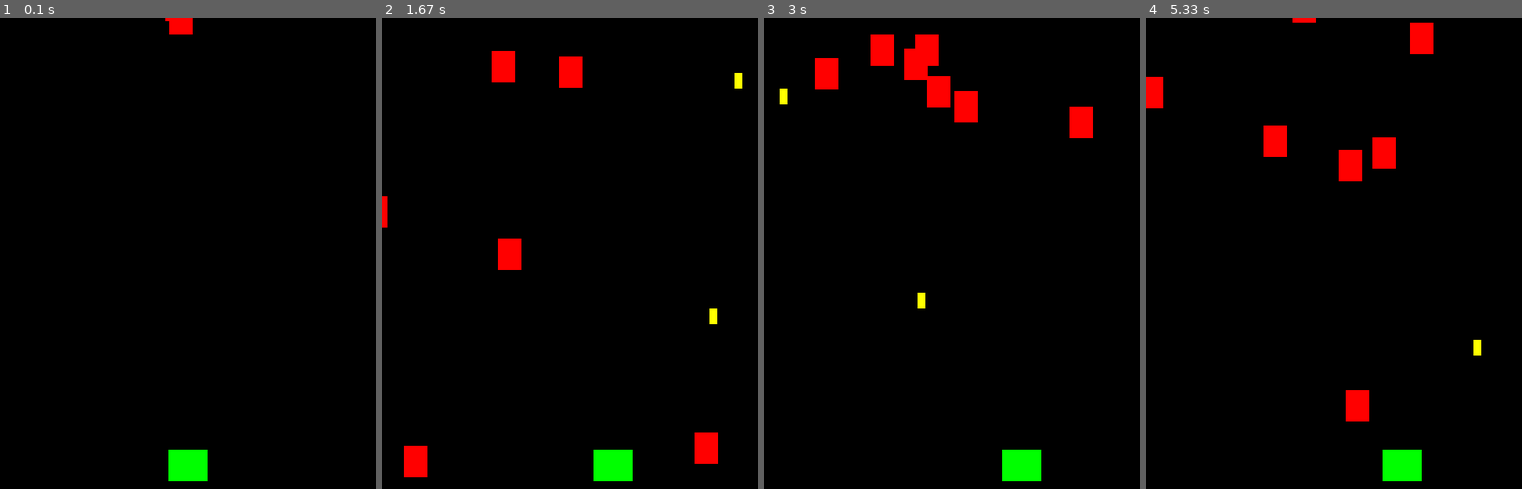
Above: before the commit, frames 1-4 (left to right).
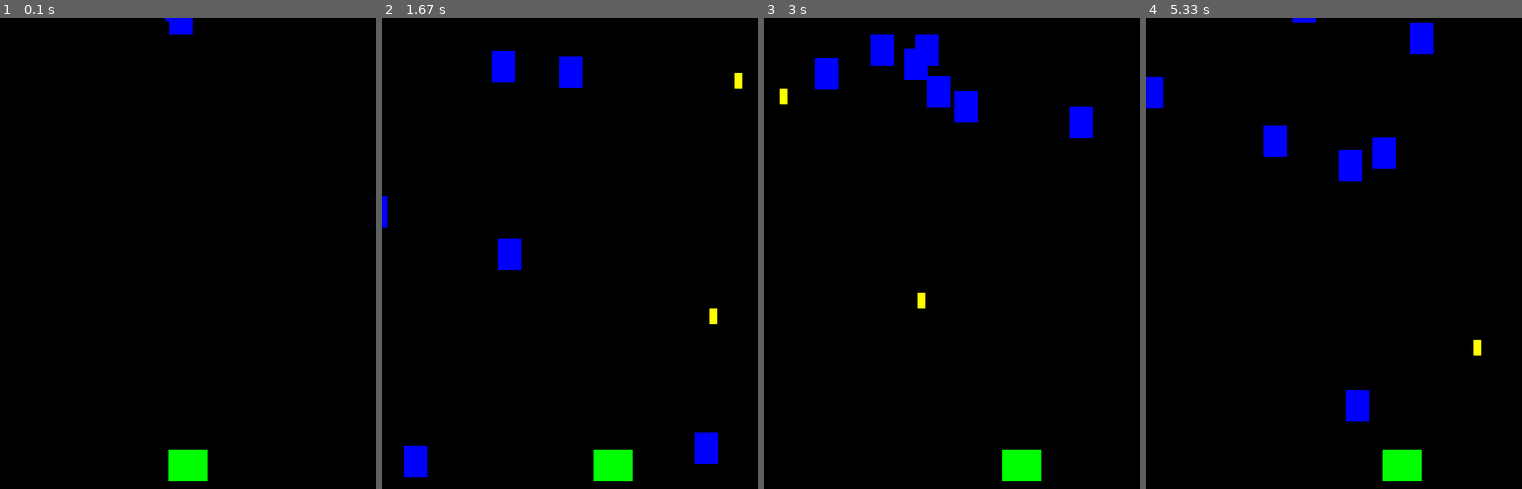
Above: after the commit, the same moments.

Repository: subbbbbb/Python-Archives
Game: pygame game, started from 2nd Semester/spaceInvaders.py
Two runs of this game, one before a commit and one after it. Both use one fixed random seed, a clock stepped at 60 frames per second and the inputs below.
Inputs:
- Up to frame 1 (0.1 s): no input
- Up to frame 2 (1.67 s): hold D 0.33-0.8 s; hold D 0.83-1.3 s; tap Space at 0.9, 1.2, 1.4 s; hold A from 1.33 s (still down)
- Up to frame 3 (3 s): tap Space at 1.7, 1.97, 2.27, 2.4, 2.7 s; release A at 1.87 s; hold A 1.9-2.3 s; hold D 2.33-2.97 s
- Up to frame 4 (5.33 s): hold A 3-3.47 s; tap Space at 3.07, 3.37, 3.57, 3.87, 4.07, 4.37, 5.13 s; hold D 3.5-3.97 s; hold D 4-4.47 s; hold A from 5.07 s (still down)

The runs differ from the first frame. In frame 1, 0.2% of the frame differs, in the area x 43-52%, y 0-4%; in frame 2, 2.2%; in frame 3, 2.8%, in the area x 13-88%, y 3-26%; in frame 4, 2.5%.

Commit message:
Key changes from arrow keys to wasd

Diff:
--- a/2nd Semester/spaceInvaders.py
+++ b/2nd Semester/spaceInvaders.py
@@ -50,7 +50,7 @@
     def __init__(self):
         pygame.sprite.Sprite.__init__(self)
         self.image = pygame.Surface((30, 40))
-        self.image.fill(RED)
+        self.image.fill(BLUE)
         self.rect = self.image.get_rect()
         self.rect.x = random.randrange(WIDTH - self.rect.width)
         self.rect.y = random.randrange(-100, -40)
